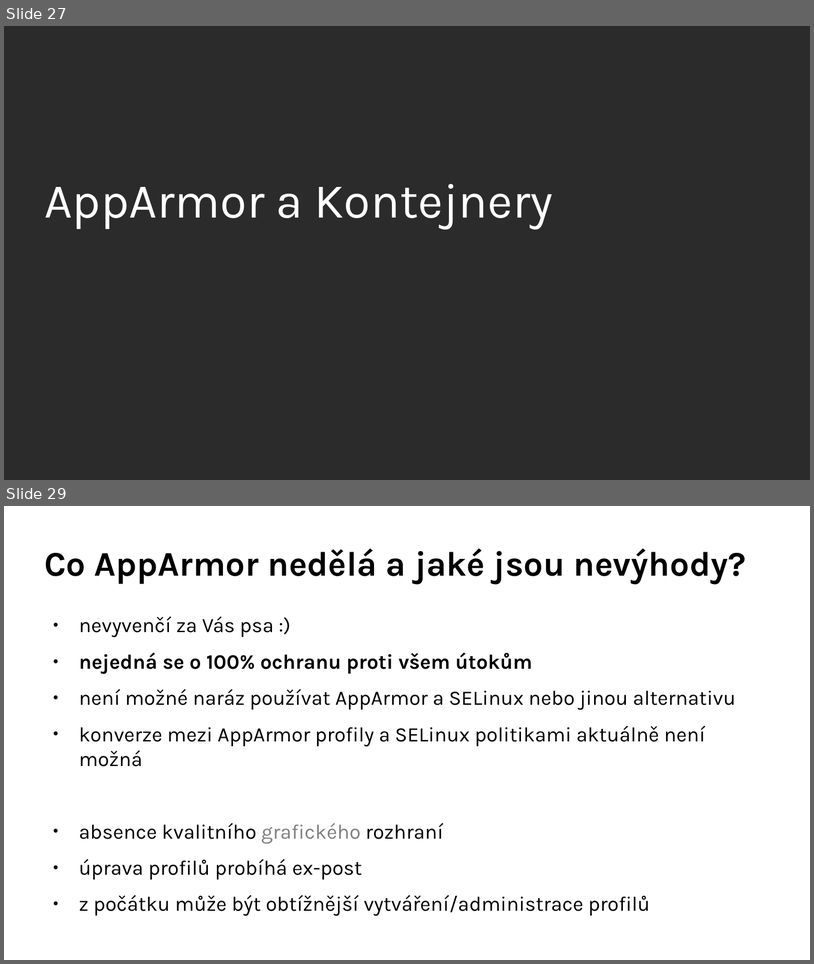
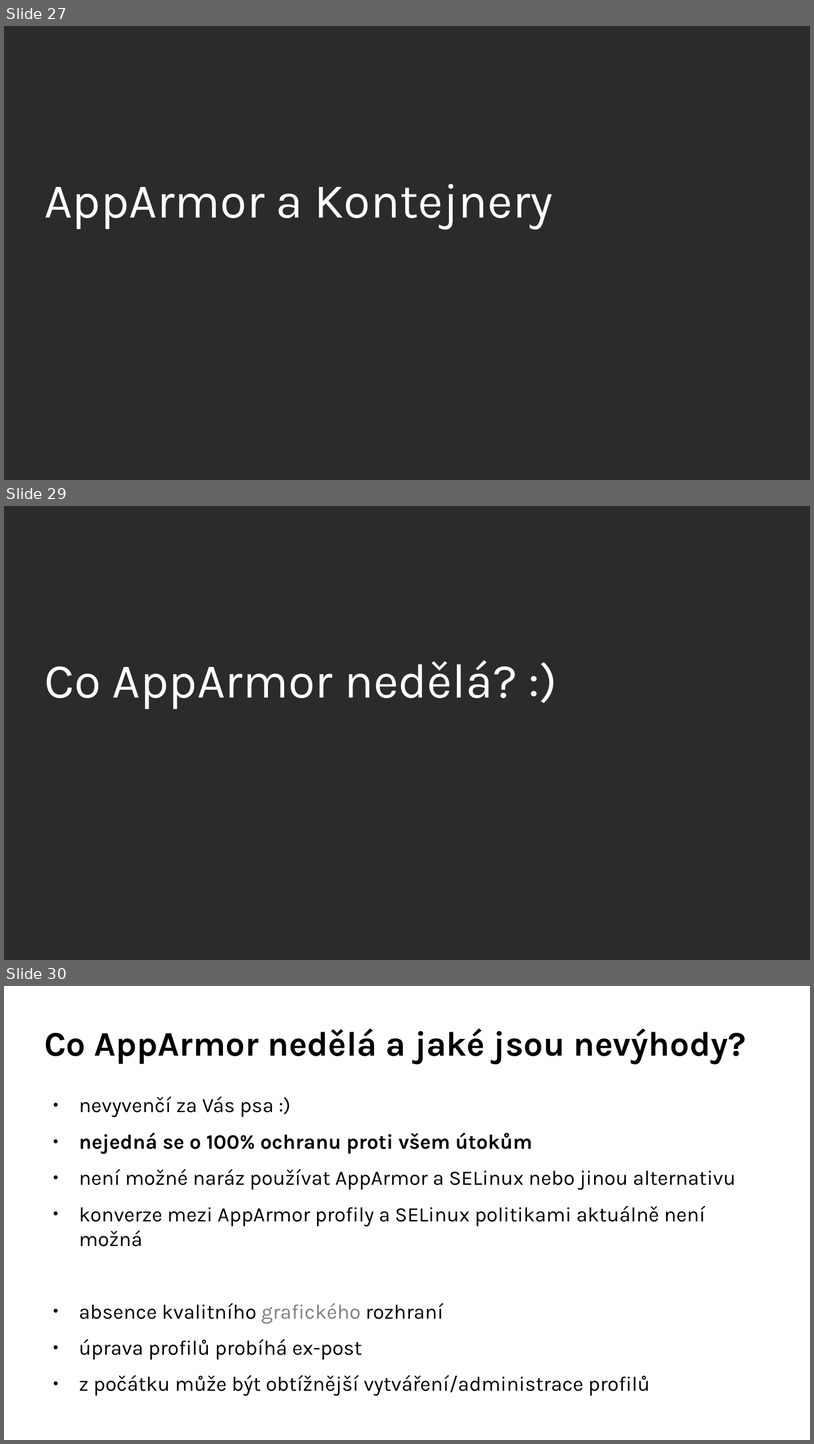
Before and after one commit to djz88/docs, a slide deck: apparmor/apparmor_openalt2017_extended.odp. Shown one above the other, each under a label of ours: slides 27 and 29 before the commit, slides 27, 29 and 30 after it; the slides between them are not shown. The pictures are 814x964 and 814x1444 pixels, drawn with LibreOffice and Linux fonts; fonts in the diff are those of the drawing; background and template pictures are left out; a plain dark background stands for a picture behind light text. Boxes give left, top, right and bottom in pixels: in the first picture for what was removed or moved away, otherwise in the second. Text is boxed around its words. In the diff, an @@ line names an element or a change of style, - is before the commit and + after.

```diff
--- a/apparmor/apparmor_openalt2017_extended.odp
+++ b/apparmor/apparmor_openalt2017_extended.odp
@@ slide 29 added at [4,506,810,960], background picture (left out) @@
@@ title added at [44,660,517,709], 48 pt, text #FFFFFF @@
+Co AppArmor nedělá? :)
@@ what was slide 29 is now slide 30 @@
```
Also in this commit, not shown: 2 slides changed, 2 other slides added, 1 slide removed.
